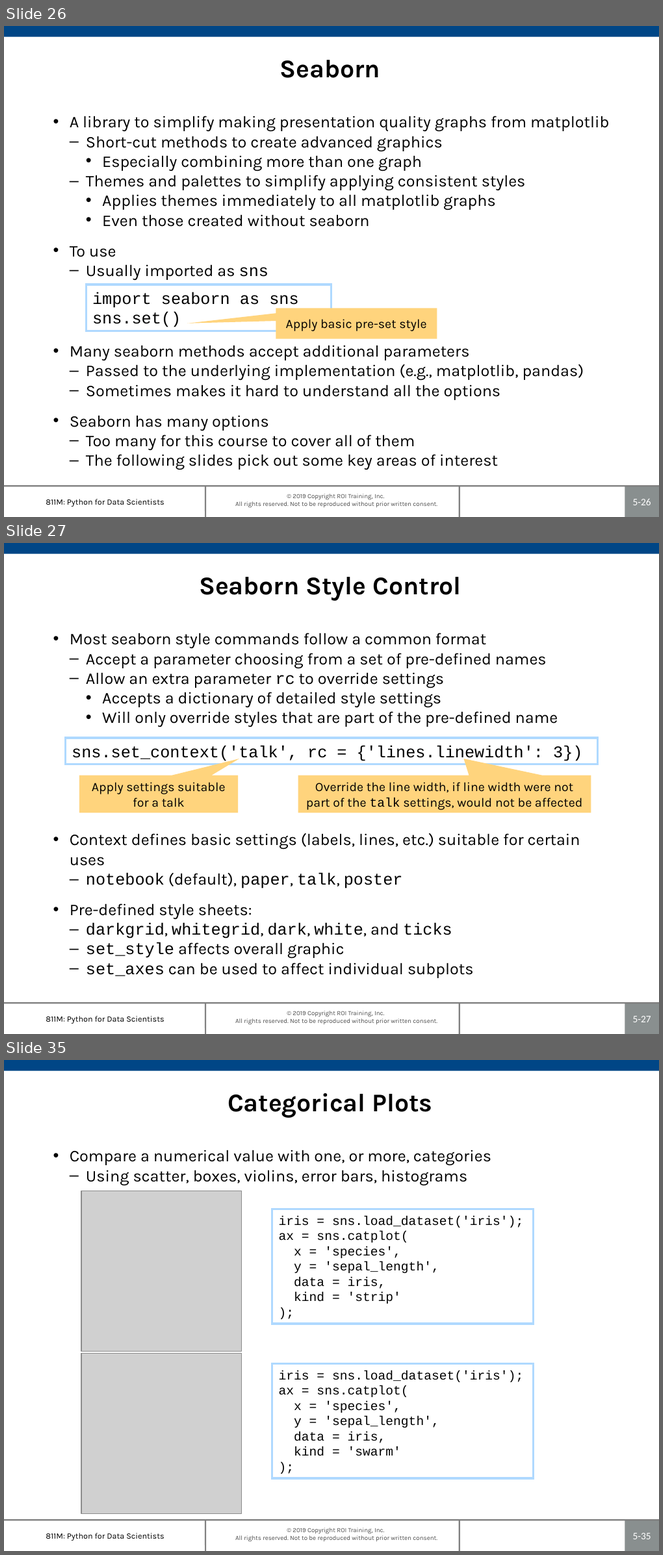
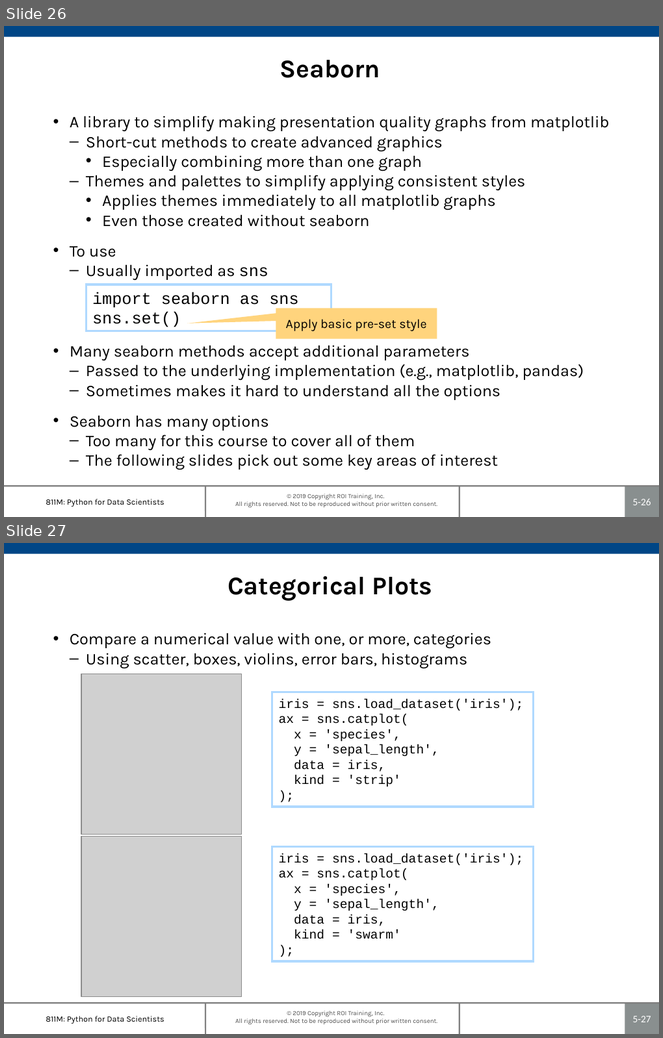
Before and after one commit to roitraining/PythonProgram, a slide deck: Day5-Plotting/Ch05-PlottingAndVisualization.pptx. Shown one above the other, each under a label of ours: slides 26, 27 and 35 before the commit, slides 26 and 27 after it; the slides between them are not shown. The pictures are 663x1555 and 663x1038 pixels, drawn with LibreOffice and Linux fonts; fonts in the diff are those of the drawing; grey boxes stand for pictures; background and template pictures are left out. Boxes give left, top, right and bottom in pixels: in the first picture for what was removed or moved away, otherwise in the second. Text is boxed around its words. In the diff, an @@ line names an element or a change of style, - is before the commit and + after.

```diff
--- a/Day5-Plotting/Ch05-PlottingAndVisualization.pptx
+++ b/Day5-Plotting/Ch05-PlottingAndVisualization.pptx
@@ slide 27 removed at [4,543,659,1034], background #FFFFFF; not listed: 7 template elements that a slide beside it also shows @@
@@ title removed at [199,577,461,601] @@
-Seaborn Style Control
@@ text removed at [70,633,581,979] @@
-• Most seaborn style commands follow a common format
-  – Accept a parameter choosing from a set of pre-defined names
-  – Allow an extra parameter rc to override settings
-    • Accepts a dictionary of detailed style settings
-    • Will only override styles that are part of the pre-defined name
-• Context defines basic settings (labels, lines, etc.) suitable for certain uses
-  – notebook (default), paper, talk, poster
-• Pre-defined style sheets:
-  – darkgrid, whitegrid, dark, white, and ticks
-  – set_style affects overall graphic
-  – set_axes can be used to affect individual subplots
@@ rectangle removed at [66,738,598,765] @@
-sns.set_context('talk', rc = {'lines.linewidth': 3})
@@ speech box removed at [79,776,238,813] @@
-Apply settings suitable for a talk
@@ speech box removed at [298,776,591,813] @@
-Override the line width, if line width were not part of the talk settings, would not be affected
@@ what was slide 35 is now slide 27 @@
@@ page number at [633,1016,651,1023]: text changed @@
-5-35
+5-27
```
Also in this commit, not shown: 1 slide changed, 8 other slides removed.
